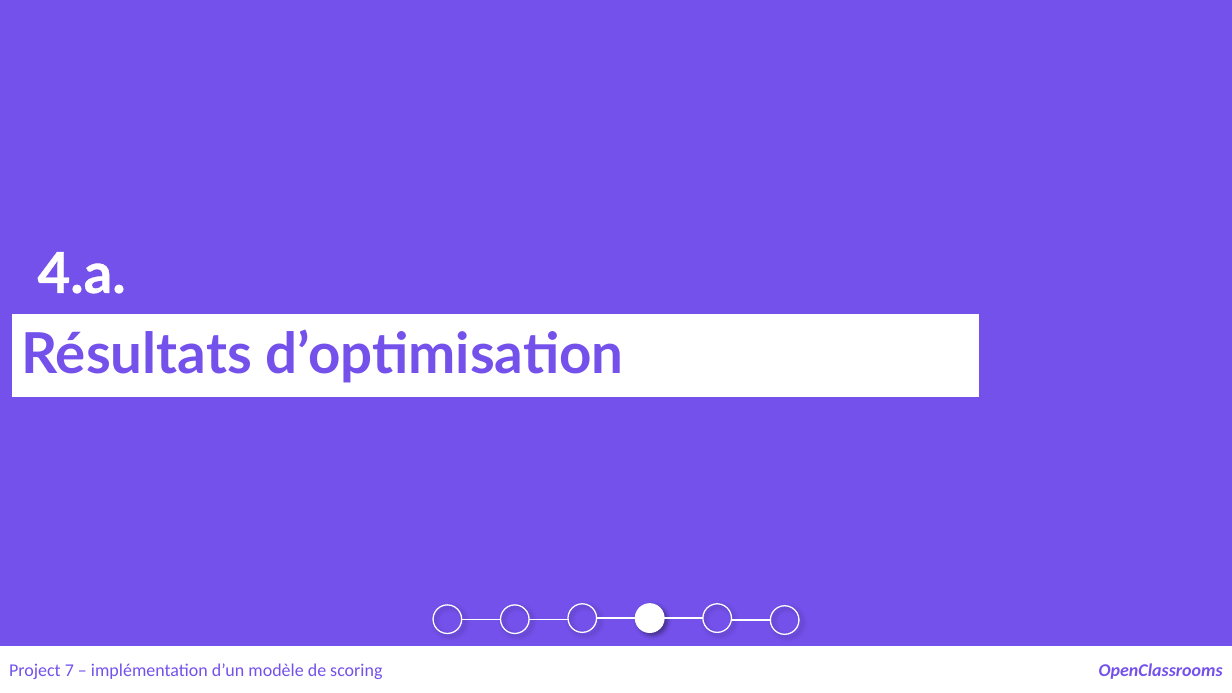
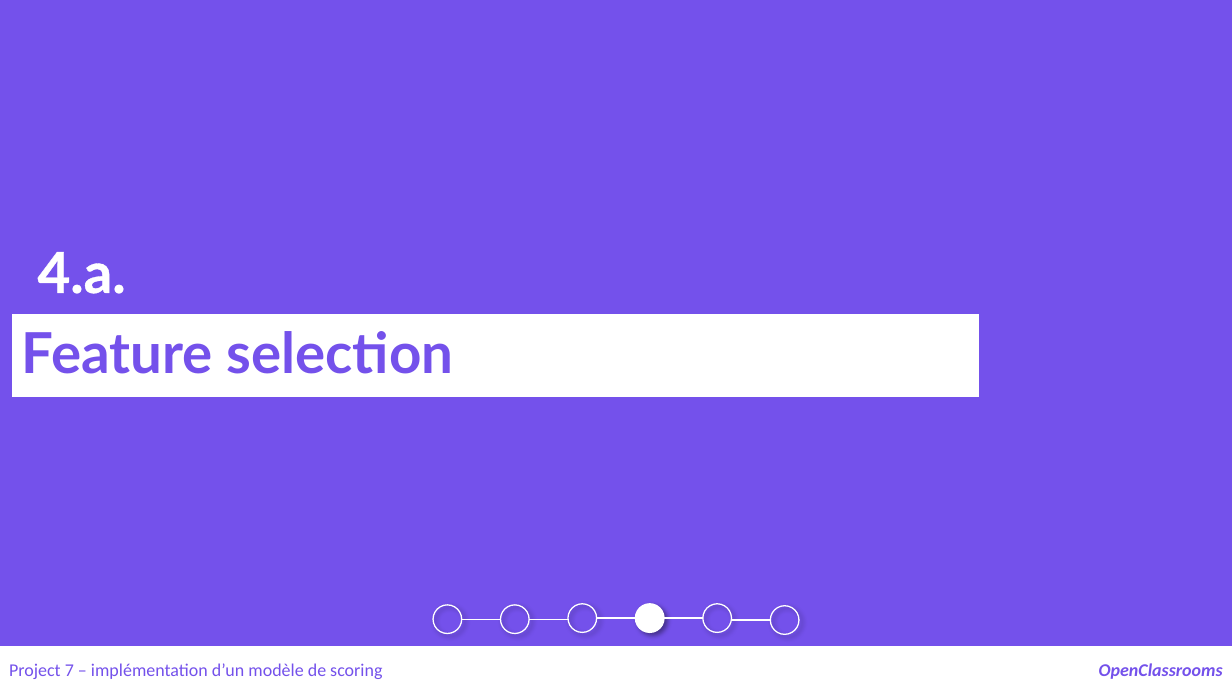
Before and after one commit to samirhinojosa/OC-P7-IMPLEMENT-A-SCORING-MODEL, a slide deck: slide 18 of supports/P7_presentation_final_v3.pptx (slide 31 before the commit). Drawn at 1232x693 pixels with LibreOffice and Linux fonts; fonts in the diff are those of the drawing. Boxes give left, top, right and bottom in pixels: in the first picture for what was removed or moved away, otherwise in the second. Text is boxed around its words. In the diff, an @@ line names an element or a change of style, - is before the commit and + after.

```diff
--- a/supports/P7_presentation_final_v3.pptx
+++ b/supports/P7_presentation_final_v3.pptx
@@ text in rectangle at (22,331,453,374): text changed @@
-Résultats d’optimisation
+Feature selection
```
Also in this commit, not shown: 9 other slides changed, 3 slides added, 14 slides removed, 3 other files.
